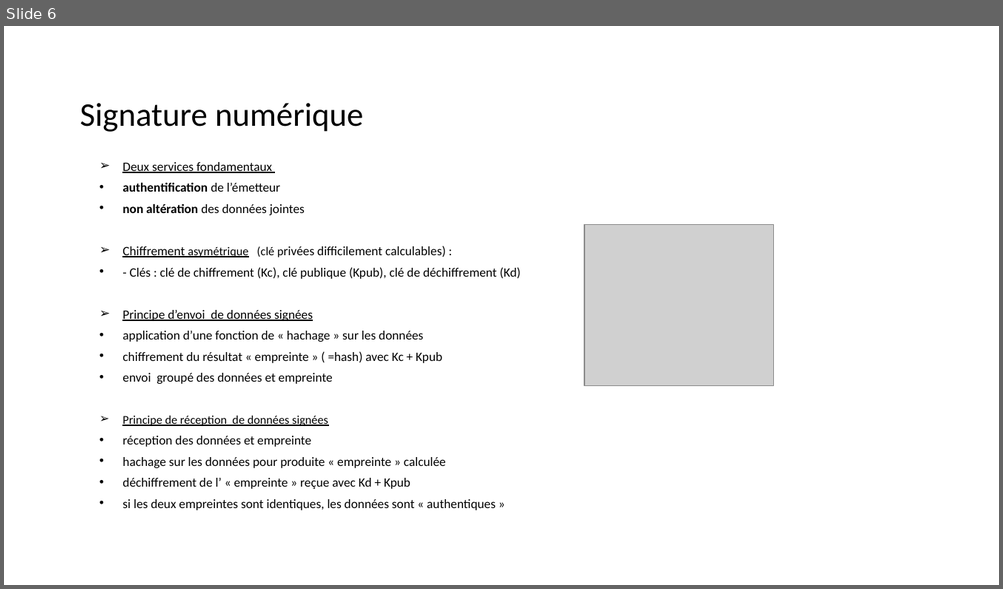
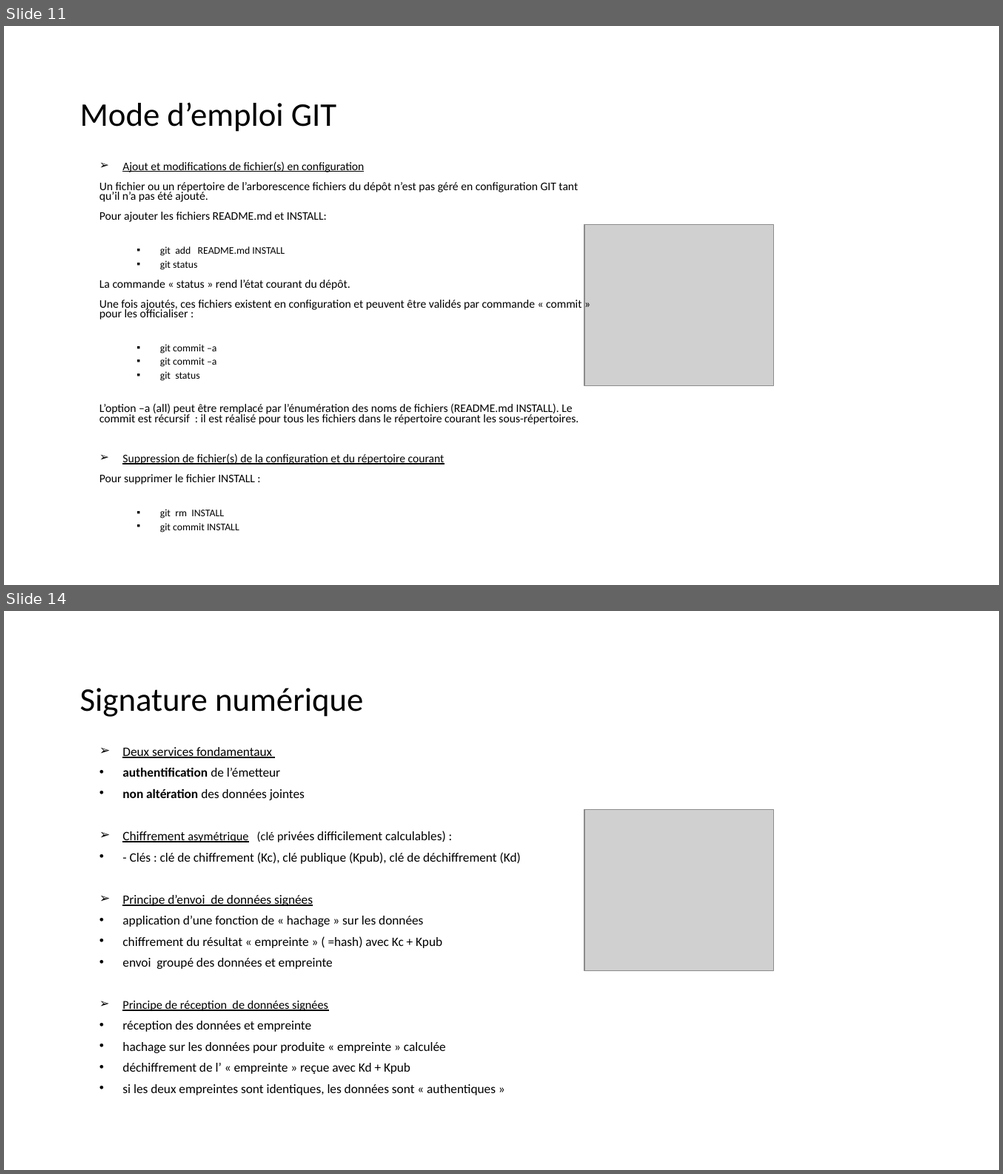
Before and after one commit to dominiquelaurain/fastecdsa, a slide deck: docs/Autoformation_Git.pptx. Shown one above the other, each under a label of ours: slide 6 before the commit, slides 11 and 14 after it; the slides between them are not shown. The pictures are 1003x589 and 1003x1174 pixels, drawn with LibreOffice and Linux fonts; fonts in the diff are those of the drawing; grey boxes stand for pictures. Boxes give left, top, right and bottom in pixels: in the first picture for what was removed or moved away, otherwise in the second. Text is boxed around its words. In the diff, an @@ line names an element or a change of style, - is before the commit and + after.

```diff
--- a/docs/Autoformation_Git.pptx
+++ b/docs/Autoformation_Git.pptx
@@ slide 11 added at <box>4,26,999,585</box>, background #FFFFFF @@
@@ title added at <box>80,102,336,132</box>, 32 pt, text #000000 @@
+Mode d’emploi GIT
@@ text added at <box>99,161,581,533</box>, 11.2 pt, text #000000 @@
+➢ Ajout et modifications de fichier(s) en configuration
+Un fichier ou un répertoire de l’arborescence fichiers du dépôt n’est pas géré en configuration GIT tant qu’il n’a pas été ajouté.
+Pour ajouter les fichiers README.md et INSTALL:
+  ▪ git add README.md INSTALL
+  ▪ git status
+  La commande « status » rend l’état courant du dépôt.
+  Une fois ajoutés, ces fichiers existent en configuration et peuvent être validés par commande « commit » pour les officialiser :
+  ▪ git commit –a
+  ▪ git commit –a
+  ▪ git status
+L’option –a (all) peut être remplacé par l’énumération des noms de fichiers (README.md INSTALL). Le commit est récursif : il est réalisé pour tous les fichiers dans le répertoire courant les sous-répertoires.
+➢ Suppression de fichier(s) de la configuration et du répertoire courant
+Pour supprimer le fichier INSTALL :
+  ▪ git rm INSTALL
+  ▪ git commit INSTALL
@@ picture added at <box>584,225,774,386</box> @@
@@ what was slide 6 is now slide 14 @@
```
Also in this commit, not shown: 4 slides changed, 7 other slides added.
